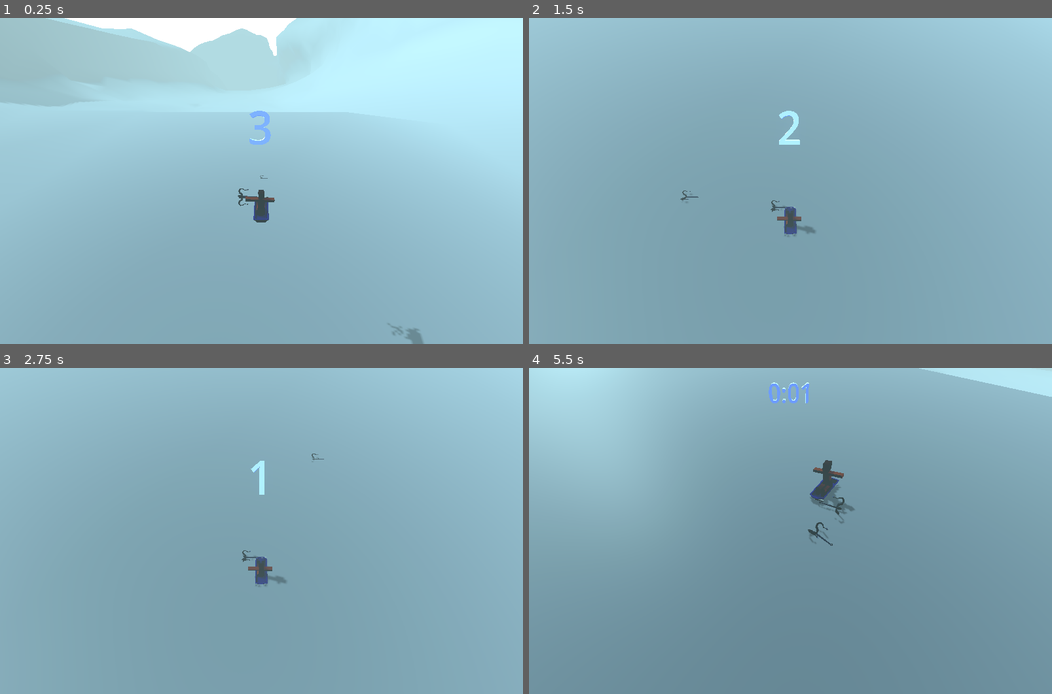
Above: before the commit, frames 1-4 (two rows, left to right).
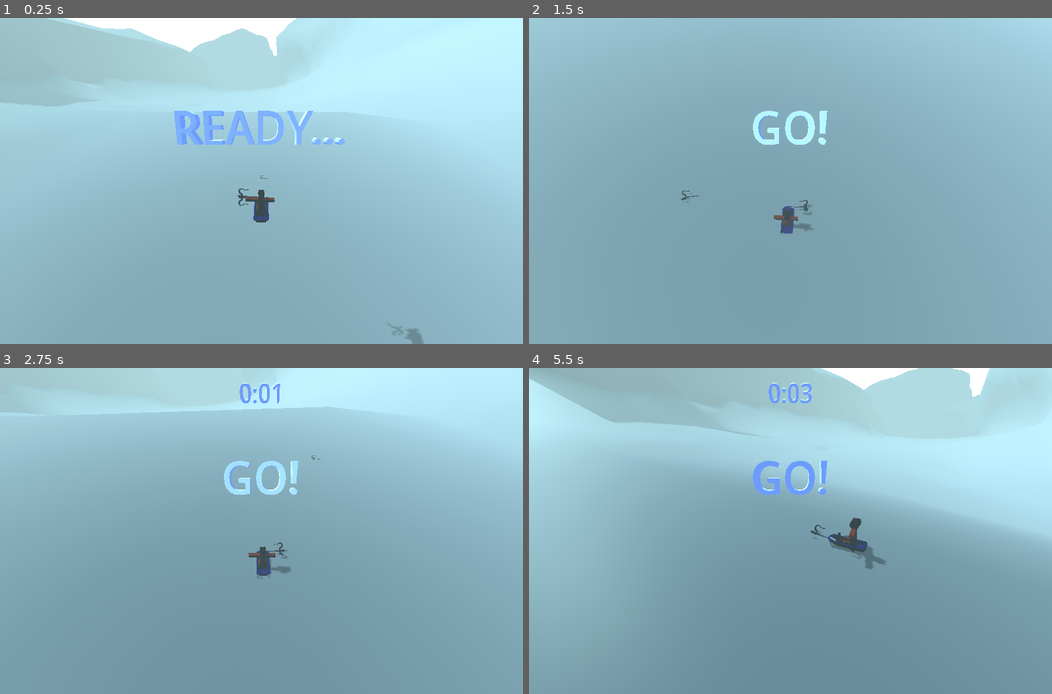
Above: after the commit, the same moments.

Repository: tokkoro/ggj24-sled
Game: Godot game, scene res://tomi_testaa/level_loader_scene.tscn
Two runs of this game, one before a commit and one after it. Both use one fixed random seed, a clock stepped at 60 frames per second and the inputs below.
Inputs (mouse positions are in pixels of both pictures, inside the frame that each line leads up to):
- Up to frame 1 (0.25 s): no input
- Up to frame 2 (1.5 s): move the mouse to (905, 164) at 0.52 s; hold Right (turn_right) 0.53-1.28 s; tap Down (break) at 0.6, 1.35 s; click (905, 164) at 0.67 s; tap Space (jump) at 0.77 s; move the mouse to (685, 197) at 1.27 s; hold Left (turn_left) from 1.28 s (still down)
- Up to frame 3 (2.75 s): tap Space (jump) at 1.52 s; move the mouse to (313, 459) at 2.02 s; release Left (turn_left) at 2.03 s; hold Right (turn_right) from 2.03 s (still down); tap Down (break) at 2.1 s
- Up to frame 4 (5.5 s): move the mouse to (764, 596) at 2.77 s; release Right (turn_right) at 2.78 s; hold Up (accelerate) 2.78-3.53 s; tap Down (break) every 0.75 s from 2.85 to 5.1 s; click (764, 596) at 2.92 s; tap Space (jump) at 3.02, 3.77, 4.52 s; move the mouse to (947, 579) at 3.52 s; hold Left (turn_left) from 3.53 s (still down); move the mouse to (633, 482) at 4.27 s; move the mouse to (816, 531) at 5.02 s; click (816, 531) at 5.17 s

The runs differ from the first frame. In frame 1, 1.6% of the frame differs, in the area x 33-66%, y 28-39%; in frame 2, 1.1%; in frame 3, 15%; in frame 4, 34%, in the area x 0-100%, y 0-76%.

Commit message:
start when on floor

Diff:
--- a/godot_project/sled/sled.gd
+++ b/godot_project/sled/sled.gd
@@ -8,8 +8,7 @@
 
 @export_group("Sled's properties")
 @export var acceleration = 35.0
-@export var turning = 18.0  # degrees
-@export var turning_speed = 4.0
+@export var turning = 18.0  # degrees per second
 @export var turn_stop_limit = 0.75
 @export var sphere_offset = Vector3.DOWN
 @export var body_tilt = 35
--- a/godot_project/tomi_testaa/CountDownLabels.gd
+++ b/godot_project/tomi_testaa/CountDownLabels.gd
@@ -1,18 +1,14 @@
 extends Node3D
 class_name CountDownLabel
 
-@onready var obj1 = $l1
-@onready var obj2 = $l2
-@onready var obj3 = $l3
+@onready var obj_ready = $ready
 @onready var obj_go = $go
 
 func set_label(num: int):
-	if num == 3 || num == 2 || num == 1:
+	if num >= 1:
 		$Ping.play()
 	if num == 0:
 		$Ping.pitch_scale = 1.5
 		$Ping.play()
+	obj_ready.visible = num >= 1
 	obj_go.visible = num == 0
-	obj1.visible = num == 1
-	obj2.visible = num == 2
-	obj3.visible = num == 3
--- a/godot_project/tomi_testaa/TheGame.gd
+++ b/godot_project/tomi_testaa/TheGame.gd
@@ -12,12 +12,12 @@
 var camera: FollowerCamera
 @export var count_down_label: CountDownLabel
 
-var run_start_time: int
+var run_start_time: int  # milliseconds when start happened
 var run_has_started = false
-var previous_start_second = -1
+var previous_timer_second = -1
 
 var run_ended = false
-var run_end_time = 0
+var run_end_time = 0 # milliseconds when end happened
 
 func on_goal():
 	run_ended = true
@@ -46,18 +46,26 @@
 		game_start()
 	if Input.is_action_just_pressed("reset"):
 		move_player_to_start()
-	# count down
+
+	# start game after player hits the ground
+	if not run_has_started and player.ground_ray.is_colliding():
+		run_has_started = true
+		player.enable_move()
+		count_down_label.set_label(0)
+		run_start_time = Time.get_ticks_msec()
+		previous_timer_second = -1
+
+	if not run_has_started:
+		return
+
+	# timing the run
 	var time_from_start = Time.get_ticks_msec() - run_start_time
 	var s = time_from_start / 1000.0
-	if previous_start_second + 1 < s:
-		previous_start_second += 1
-		var count_down_num = 4 - s
-		count_down_label.set_label(count_down_num)
-		if previous_start_second > 2:
-			run_has_started = true
-			player.enable_move()
+	if previous_timer_second + 1 < s:
+		previous_timer_second += 1
+		var count_down_num = 2 - s
 		# make run clock
-		s -= 4
+		s -= 1
 		var time_str = get_time_str(s)
 		if s < 0:
 			time_str = ""
@@ -73,13 +81,13 @@
 
 func game_start():
 
-	# USE LEVELLOADER TO GET
 	start_node = level_loader.level_scene_ref.find_child("hint_start")
 	end_node = level_loader.level_scene_ref.find_child("hint_goal")
 	if !player:
 		player = get_node("..").find_child("Sled")
 	if !count_down_label:
 		count_down_label = get_node("..").find_child("CountDownLabels")
+	count_down_label.set_label(1)
 
 	goal.set_size_pos_rot(end_node.scale*2, end_node.global_position, end_node.global_rotation)
 
@@ -88,7 +96,6 @@
 	move_player_to_start()
 	# wait 3 secs
 	run_start_time = Time.get_ticks_msec()
-	previous_start_second = -1
 
 func move_player_to_start():
 	player.stop(start_node.global_rotation)
--- a/godot_project/tomi_testaa/hill_area.tscn
+++ b/godot_project/tomi_testaa/hill_area.tscn
@@ -79,16 +79,7 @@
 
 [sub_resource type="TextMesh" id="TextMesh_nq84k"]
 material = ExtResource("5_sgs8b")
-text = "1"
-
-[sub_resource type="TextMesh" id="TextMesh_y3pbh"]
-material = ExtResource("5_sgs8b")
-text = "2
-"
-
-[sub_resource type="TextMesh" id="TextMesh_hsqlu"]
-material = ExtResource("5_sgs8b")
-text = "3"
+text = "READY..."
 
 [sub_resource type="TextMesh" id="TextMesh_j5h7i"]
 material = ExtResource("5_sgs8b")
@@ -145,6 +136,7 @@
 angular_damp = 13.425
 script = ExtResource("2_nu8po")
 acceleration = 40.0
+turning = 8.0
 
 [node name="SledModel" type="Node3D" parent="Sled" groups=["Player"]]
 transform = Transform3D(1, 0, 0, 0, 1, 0, 0, 0, 1, 0, -0.738434, 0)
@@ -208,21 +200,9 @@
 transform = Transform3D(1, 0, 0, 0, 0.965926, -0.258819, 0, 0.258819, 0.965926, 0, 0.202169, -0.791874)
 script = ExtResource("4_kjjsv")
 
-[node name="l1" type="MeshInstance3D" parent="Camera3D/CountDownLabels"]
+[node name="ready" type="MeshInstance3D" parent="Camera3D/CountDownLabels"]
 visible = false
 mesh = SubResource("TextMesh_nq84k")
-skeleton = NodePath("../..")
-surface_material_override/0 = ExtResource("5_sgs8b")
-
-[node name="l2" type="MeshInstance3D" parent="Camera3D/CountDownLabels"]
-visible = false
-mesh = SubResource("TextMesh_y3pbh")
-skeleton = NodePath("../..")
-surface_material_override/0 = ExtResource("5_sgs8b")
-
-[node name="l3" type="MeshInstance3D" parent="Camera3D/CountDownLabels"]
-visible = false
-mesh = SubResource("TextMesh_hsqlu")
 skeleton = NodePath("../..")
 surface_material_override/0 = ExtResource("5_sgs8b")
 
Not shown: 1 places in godot_project/tomi_testaa/hill_area.tscn that only renumber resources
